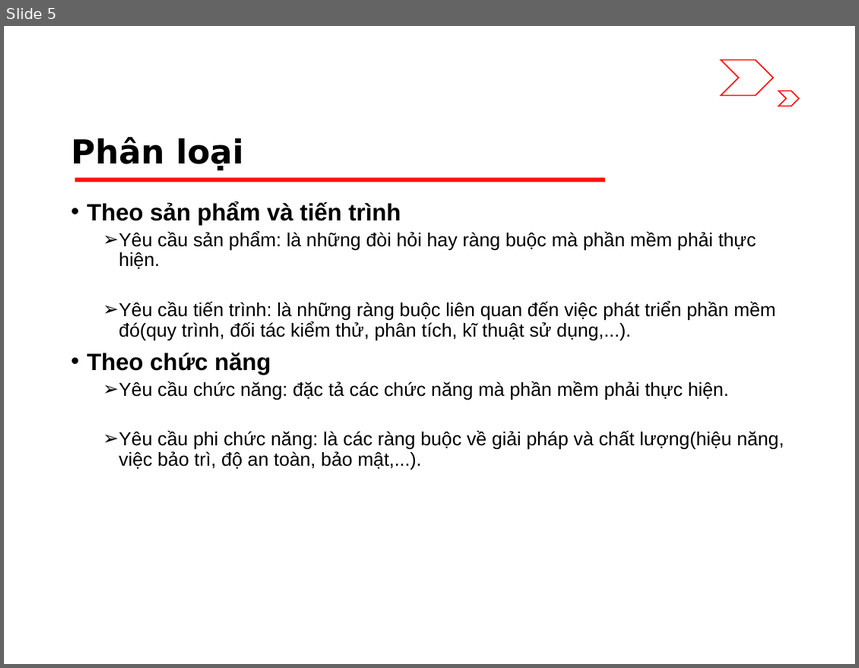
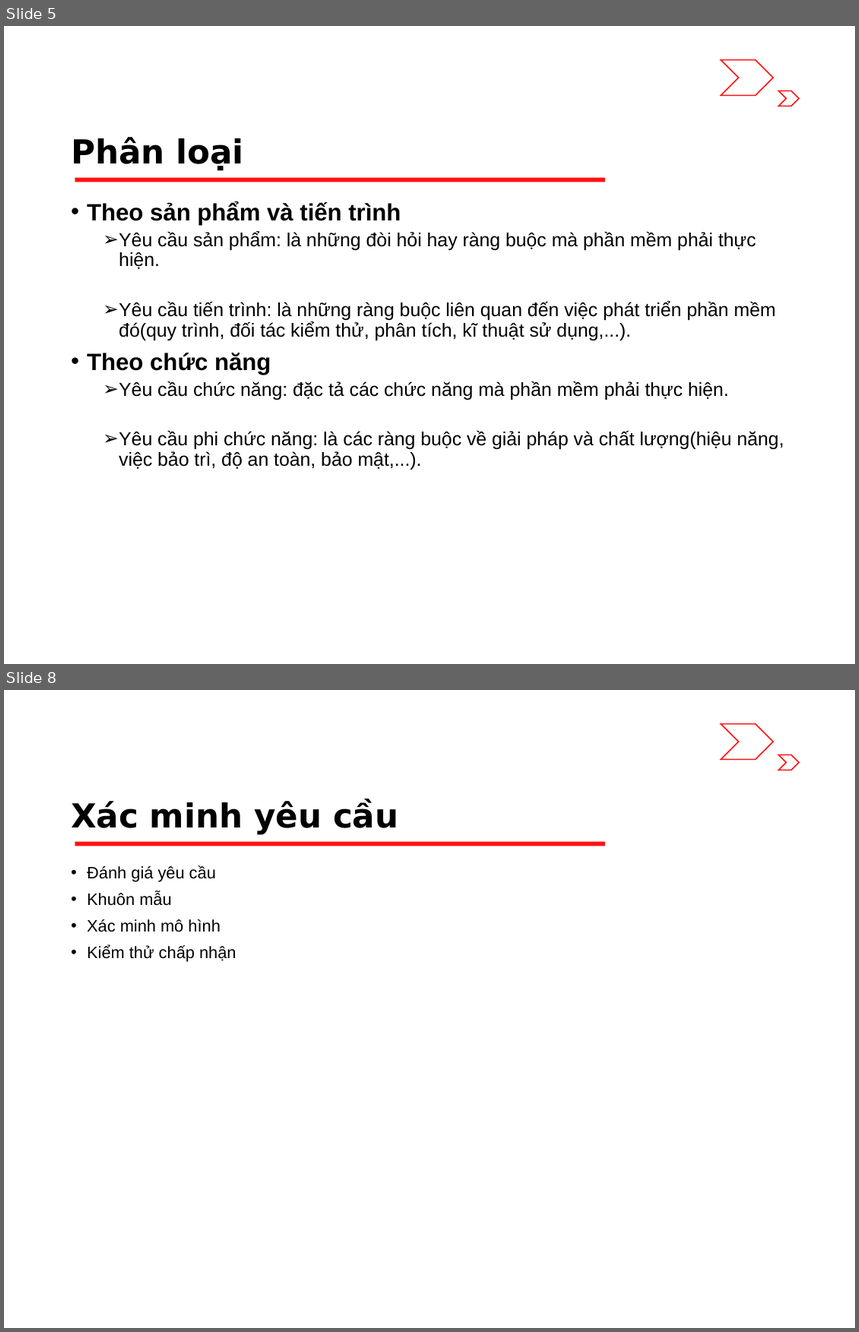
Before and after one commit to riverspart/uet-adv-sw-engineering, a slide deck: slide/dev/chapter_1/slide.pptx. Shown one above the other, each under a label of ours: slide 5 before the commit, slides 5 and 8 after it; the slides between them are not shown. The pictures are 859x668 and 859x1332 pixels, drawn with LibreOffice and Linux fonts; fonts in the diff are those of the drawing. Boxes give left, top, right and bottom in pixels: in the first picture for what was removed or moved away, otherwise in the second. Text is boxed around its words. In the diff, an @@ line names an element or a change of style, - is before the commit and + after.

```diff
--- a/slide/dev/chapter_1/slide.pptx
+++ b/slide/dev/chapter_1/slide.pptx
@@ slide 8 added at [4, 690, 855, 1328], background #FFFFFF; not listed: 3 template elements that a slide beside it also shows @@
@@ title added at [71, 801, 398, 835], 28 pt, text #000000, bold @@
+Xác minh yêu cầu
@@ text added at [87, 866, 237, 962], 14 pt, text #000000 @@
+• Đánh giá yêu cầu
+• Khuôn mẫu
+• Xác minh mô hình
+• Kiểm thử chấp nhận
```
Also in this commit, not shown: 2 other slides added.
